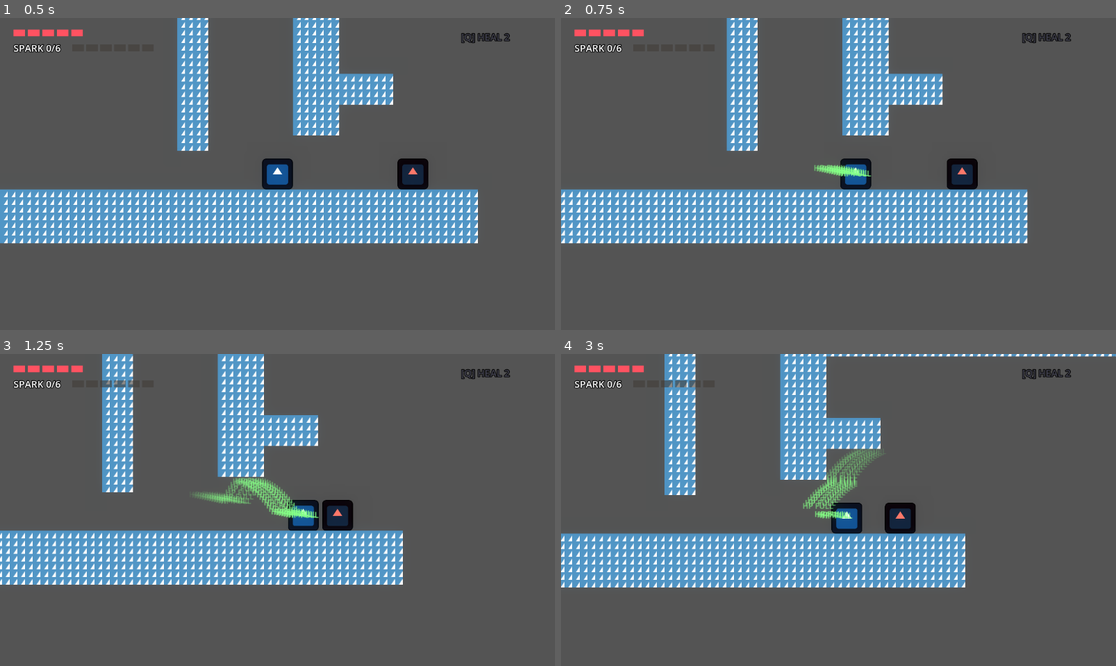
Above: before the commit, frames 1-4 (two rows, left to right).
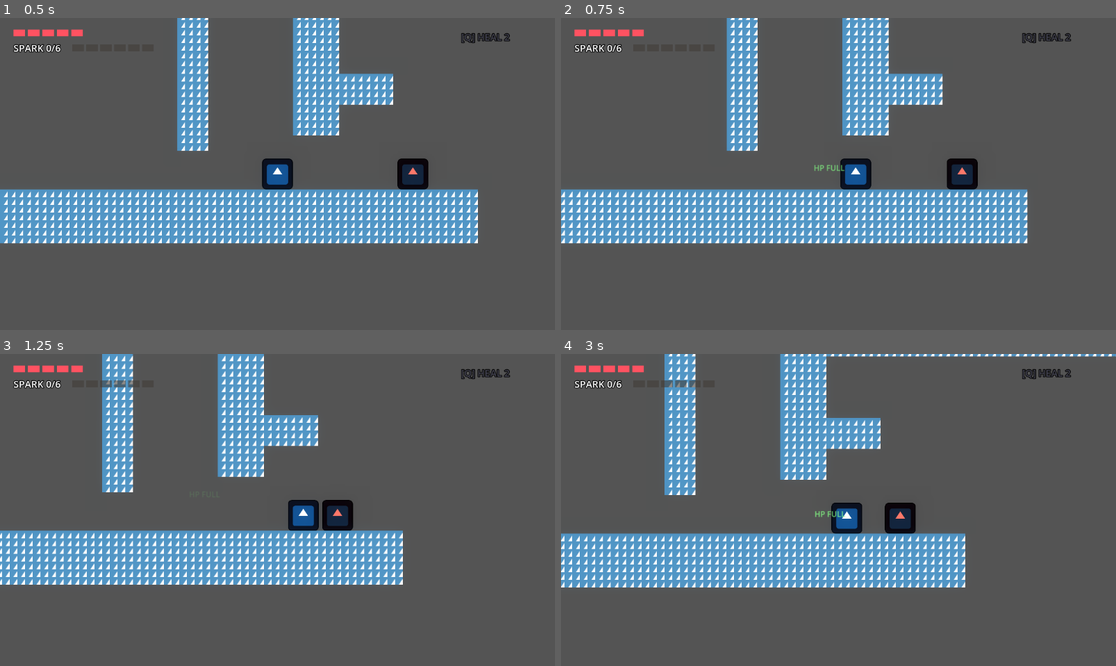
Above: after the commit, the same moments.

Repository: YllariSang/Action-Platformer-Prototype
Game: Godot game, scene res://Scenes/main.tscn
The game is run twice, just before and just after one commit, with the same random seed, the same clock (stepped at 60 frames per second) and the same inputs. The engine's default icon, where the game draws it, is replaced by a stand-in: a white triangle on a blue panel in a dark square.
Inputs (mouse positions are in pixels of both pictures, inside the frame that each line leads up to):
- Up to frame 1 (0.5 s): no input
- Up to frame 2 (0.75 s): tap Enter (ui_accept) at 0.5 s; move the mouse to (960, 158) at 0.52 s; hold D (right) from 0.53 s (still down); hold Q (heal) from 0.53 s (still down)
- Up to frame 3 (1.25 s): keep holding D (right); keep holding Q (heal); tap Space (jump) at 0.77 s
- Up to frame 4 (3 s): move the mouse to (727, 525) at 1.27 s; release Q (heal) at 1.28 s; click (727, 525) at 1.35 s; tap Space (jump) at 1.52 s; tap Q (heal) at 1.55, 2.85 s; move the mouse to (894, 441) at 2.02 s; release D (right) at 2.03 s; hold A (left) 2.03-2.78 s; hold Q (heal) 2.03-2.78 s; tap Shift (dash) at 2.1 s; move the mouse to (810, 572) at 2.77 s; hold D (right) from 2.78 s (still down)

Frame 1 is identical in both runs. In frame 2, 0.2% of the frame differs, in the area x 46-56%, y 47-51%; in frame 3, 1.1%, in the area x 35-58%, y 39-53%; in frame 4, 1.0%.

Commit message:
feat: let a heal start while running, and prompt refusals once
Pressing Q while already holding a direction did nothing at all. The channel
started and cancelled itself on its own first frame, because the loop tested
the held axis, so the one moment a heal is most tempting -- mid-run, in the
open -- was the one moment it could not start. The player had to stop, let go
of the stick, and start again.

HEALING already roots the player, so a direction held at press time only needs
to be overridden rather than obeyed. The loop now tests
Input.is_action_just_pressed on left/right, so only a FRESH press cancels, and
a `can_steer` flag holds that off until after the first await: without the
grace frame, pressing a direction and Q on the same physics tick cancelled a
channel born that tick, which looks identical to the heal not working.
Releasing Q and taking a hit still cancel, unchanged.

"HP FULL" and "NEED 2 SPARKS!" now latch _heal_locked the way cancel_heal()
already did. Both are early returns from a function polled every frame the key
is down, so a held Q re-ran them at the physics rate: 45 identical popups over
three quarters of a second, measured, which buried the player under their own
text. The prompt is a reason, not a per-frame readout, and the key has to be
released to ask again.

Verified with a temporary scene driving real InputEventActions, asserting on
measured values rather than on the code reading correctly. Holding right and
pressing Q now starts the channel, roots the player (x 20.0 -> 20.0 across the
duration) and heals exactly once; a fresh direction press mid-channel still
cancels with one CANCELLED and costs no Sparks; direction+Q on the same tick
heals; both refusals peak at one live popup and are re-answered after a
release; a hit still interrupts without charging; a held key still repeats a
completed heal. Every one of those checks was re-run against the previous
player.gd, where holding Q produced 45 popups and zero healing. Temporary
scenes deleted.

Co-Authored-By: Claude Opus 4.8 (1M context) <noreply@anthropic.com>

Diff:
--- a/Scripts/player.gd
+++ b/Scripts/player.gd
@@ -66,13 +66,17 @@
 ## is how a hit landing mid-channel stops the heal without the damage code
 ## having to know that healing is a channel at all.
 var _heal_token: int = 0
-## Set whenever a channel ends early, cleared only when the heal key is let go.
+## Set whenever a channel ends early OR the channel is refused outright (HP full,
+## not enough Sparks), cleared only when the heal key is let go.
 ##
 ## Without this the channel is polled from _physics_process while the key is
 ## held, so the frame after any cancel it just started again: nudging the stick
 ## made the player jitter between standing still and walking, and a hit was
-## followed instantly by a fresh channel that the i-frames then made free. Now
-## ending a channel means the player has to commit again from a released key.
+## followed instantly by a fresh channel that the i-frames then made free. The
+## refusals need it for a different reason: they only print a popup and return,
+## so a held key re-ran them at the physics rate and buried the player under
+## identical "HP FULL" text. Now ending or refusing a channel means the player
+## has to commit again from a released key.
 var _heal_locked: bool = false
 
 # Charging Variables
@@ -579,6 +583,12 @@
 ## but with no timing requirement, which quietly made the parry pointless. The
 ## channel costs time and mobility instead, occupies the key so a parry cannot
 ## ride along with it, and is interruptible, so committing to it is a decision.
+##
+## The commitment is the hold, not the stillness. Requiring the stick to be
+## already neutral before Q was accepted meant the one moment a heal is most
+## tempting -- mid-run, in the open -- was the one moment it could not start, so
+## the player had to stop, let go, and start again. HEALING roots the player by
+## itself, so a direction held at press time is simply overridden.
 func try_to_heal() -> void:
 	if is_dead or current_state == State.HEALING: return
 	# Refuse from every state the player has already committed to, so a heal can
@@ -586,12 +596,19 @@
 	# on try_to_parry() for why movement is not one of those states.
 	if current_state != State.IDLE: return
 
+	# Both refusals latch, for the same reason cancel_heal() does: this is
+	# polled from _physics_process every frame the key is down, so an unlatched
+	# return re-entered on the very next frame and stacked ~60 identical popups
+	# a second over the player. The latch means the reason is shown once per
+	# press, and the key has to be released and re-pressed to ask again.
 	if hp >= max_hp:
 		spawn_popup("HP FULL", Color(0.5, 1, 0.5))
+		_heal_locked = true
 		return
 
 	if current_ammo < heal_cost:
 		spawn_popup("NEED %d SPARKS!" % heal_cost, Color(1, 0.7, 0.2))
+		_heal_locked = true
 		return
 
 	_heal_token += 1
@@ -608,10 +625,18 @@
 	label_heal.modulate = Color(0.4, 1, 0.5, 1)
 
 	var elapsed := 0.0
+	# A direction the player was ALREADY holding when the channel started is
+	# deliberately ignored. HEALING roots the player on its own, so pressing Q
+	# mid-stride heals without needing a "let go of the stick first" step, which
+	# is what made starting one feel like it fought back. Only a FRESH press
+	# cancels, and only from the second frame on: without that grace frame,
+	# pressing a direction and Q on the same physics tick cancelled the channel
+	# on the tick it was born, which looked like the heal simply not working.
+	var can_steer := false
 	while Input.is_action_pressed("heal") and _heal_token == my_token:
 		# Steering away cancels. A heal that follows the player is not a
 		# commitment, it is just a slower normal shot.
-		if Input.get_axis("left", "right") != 0.0:
+		if can_steer and (Input.is_action_just_pressed("left") or Input.is_action_just_pressed("right")):
 			spawn_popup("CANCELLED", Color(0.6, 0.6, 0.6))
 			break
 
@@ -630,6 +655,8 @@
 			return
 
 		await get_tree().physics_frame
+		# Past the channel's first frame, a fresh direction press cancels it.
+		can_steer = true
 
 	# Fell out without completing: released the key, steered off, or something
 	# bumped the token (a hit landed).
Not shown, changed: AGENTS.md
Not shown, changed: README.md
